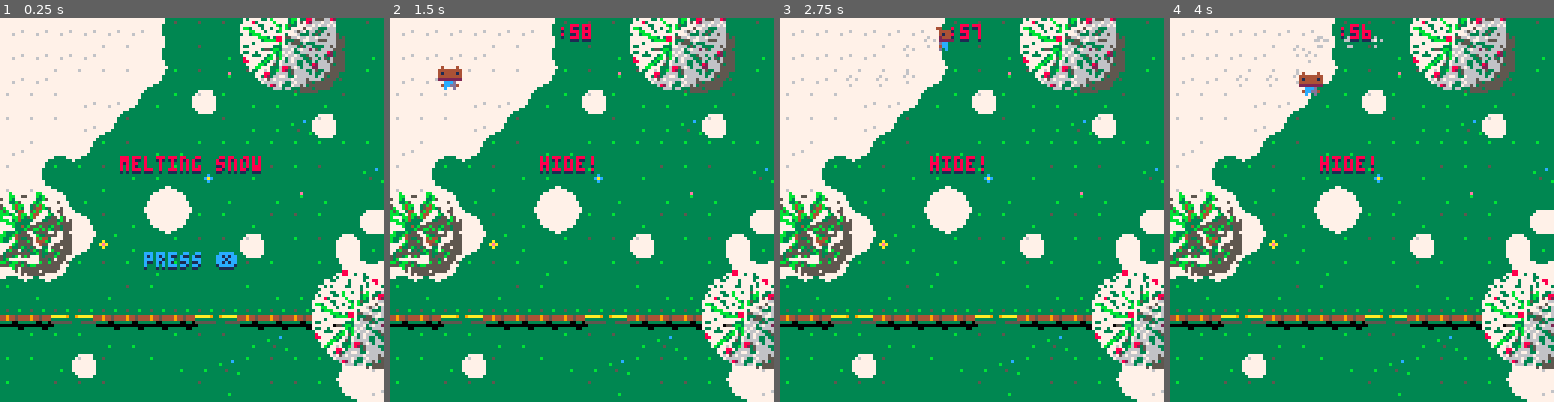
Above: before the commit, frames 1-4 (left to right).
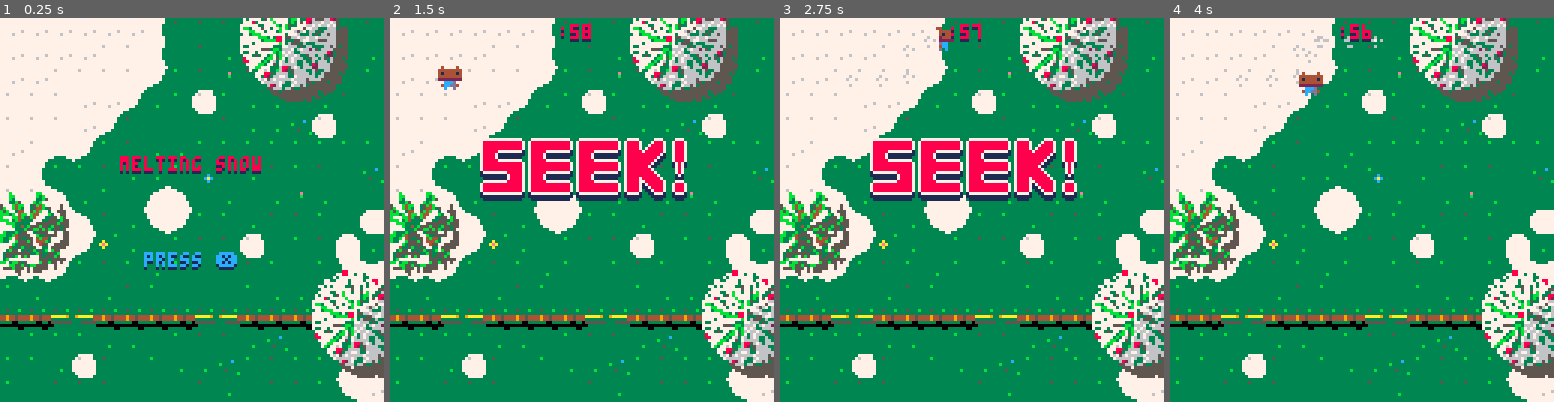
Above: after the commit, the same moments.

Repository: ElectricToy/pico-8
Game: PICO-8 cartridge snow.p8
The game is run twice, just before and just after one commit, with the same random seed, the same clock (stepped at 60 frames per second) and the same inputs.
Inputs:
- Up to frame 1 (0.25 s): no input
- Up to frame 2 (1.5 s): tap X (X key) at 0.33, 1.07 s; tap O (Z key) at 0.7 s
- Up to frame 3 (2.75 s): hold Right 1.6-2.1 s; tap O (Z key) at 1.7, 2.1, 2.5 s; tap X (X key) at 1.85 s; hold Up 2.15-2.42 s; hold Right from 2.47 s (still down)
- Up to frame 4 (4 s): tap O (Z key) at 2.9, 3.3, 3.7 s; tap X (X key) at 2.97 s; release Right at 3.03 s; hold Left 3.08-3.58 s; hold Down 3.63-3.97 s

The runs differ from the first frame. In frame 1, 1.3% of the frame differs, in the area x 0-100%, y 0-94%; in frame 2, 8.8%; in frame 3, 8.8%; in frame 4, 1.7%.

Commit message:
HIDE and SEEK art.

Diff:
--- a/snow.p8
+++ b/snow.p8
@@ -186,7 +186,7 @@
 
 	local newobj = {
 		pos = vector:new( x, y ),
-		spriteDims = vector:new( width, height ),
+		spritedims = vector:new( width, height ),
 		animation = { 0 },
 		animationindex = 1,
 		spriteflip = false,
@@ -205,7 +205,7 @@
 
 	local pos = self.pos
 	local sprite = self:currentsprite()
-	spr( sprite, pos.x, pos.y, self.spriteDims.x, self.spriteDims.y, self.spriteflip )
+	spr( sprite, pos.x, pos.y, self.spritedims.x, self.spritedims.y, self.spriteflip )
 end
 
 function sprite:incrementanimation()
@@ -467,7 +467,7 @@
 end
 
 function player:entercovering( covering )
-	self.enteredcoveringtime = stateTicks
+	self.enteredcoveringtime = stateticks
 end
 
 function player:leavecovering( covering )
@@ -479,7 +479,7 @@
 end
 
 function player:secondsundercovering()
-	return self.enteredcoveringtime and ticks_to_seconds( stateTicks - self.enteredcoveringtime ) or 0
+	return self.enteredcoveringtime and ticks_to_seconds( stateticks - self.enteredcoveringtime ) or 0
 end
 
 function player:updategates( mappos )
@@ -519,14 +519,11 @@
 end
 
 function player:onenteringmappos( mappos )
-	-- todo
 	printh( "entering " .. mappos:tostring() )
 	self:updategates( mappos )
 end
 
 function player:onleavingmappos( mappos )
-	-- todo
-	printh( "entering " .. mappos:tostring() )
 	self:updategates( mappos )
 end
 
@@ -542,7 +539,7 @@
 	newobj.drag = 0.5
 	newobj.controllerimpulsescalar = 0.8
 	newobj.collisionmask = 0
-	newobj.footprintsprite = 120
+	newobj.footprintsprite = 57
 
 	newobj.fleedestination = nil
 	newobj.fleeticks = 0
@@ -562,7 +559,7 @@
 
 	if self.fleedestination then
 		-- moving
-		-- TODO: sfx( bu-kah )
+		-- todo: sfx( bu-kah )
 		self.sprite.animation = { self.basesprite + 2 }
 	else
 		-- still
@@ -583,7 +580,7 @@
 
 		-- fleeing
 
-		-- Have we gotten to our destination?
+		-- have we gotten to our destination?
 		if is_close( self.fleedestination, self.pos, 4 ) then
 			-- yes. stop fleeing
 			self:makefootprint( self.pos )
@@ -592,7 +589,7 @@
 		end
 
 		-- spent too long fleeing?
-		if self.fleeticks > 30 * 2 then
+		if self.fleeticks > 30 * 1.25 then
 			self:makefootprint( self.pos )
 			self.fleedestination = nil
 			return
@@ -643,7 +640,7 @@
 function barrel:new( x, y )
 	local newobj = body:new( x, y, 4 )
 	newobj.drag = 0.25
-	newobj.footprintsprite = 104
+	newobj.footprintsprite = 41
 	newobj.footstepdistance = 1
 	newobj.footoffset = vector:new( 4, 4 )
 
@@ -724,28 +721,28 @@
 
 	-- trees
 
-	-- TODO tree coverage radii
+	-- todo tree coverage radii
 	local smalltreecoveragebr = vector:new( 3.5 * 8, 3.5 * 8 )
 	local largetreecoveragebr = vector:new( 3.5 * 8, 3.5 * 8 )
 
-	local smalltreeshadowoffset = vector:new( 1, 1 )
+	local smalltreeshadowoffset = vector:new( 2, 2 )
 	local largetreeshadowoffset = vector:new( 4, 4 )
 
-	hidingplace:new( 192, 10 * 8, -1 * 8, vector:new( 0, 0 ), largetreecoveragebr, 139, largetreeshadowoffset  )
-	hidingplace:new( 135, 20 * 8,  2 * 8, vector:new( 0, 0 ), smalltreecoveragebr, 139, smalltreeshadowoffset )
-	hidingplace:new( 192, 26 * 8,  0 * 8, vector:new( 0, 0 ), largetreecoveragebr, 139, largetreeshadowoffset )
-	hidingplace:new( 192, 13 * 8, 10.5 * 8, vector:new( 0, 0 ), largetreecoveragebr, 139, largetreeshadowoffset )
-	hidingplace:new( 135, 16 * 8, 11 * 8, vector:new( 0, 0 ), smalltreecoveragebr, 139, smalltreeshadowoffset )
-	hidingplace:new( 192, 24 * 8, 22 * 8, vector:new( 0, 0 ), smalltreecoveragebr, 139, largetreeshadowoffset )
-	hidingplace:new( 135, 37 * 8, 18 * 8, vector:new( 0, 0 ), smalltreecoveragebr, 139, smalltreeshadowoffset )
-	hidingplace:new( 135, 37 * 8, -2 * 8, vector:new( 0, 0 ), smalltreecoveragebr, 139, smalltreeshadowoffset )
-	hidingplace:new( 135, -1 * 8,  7 * 8, vector:new( 0, 0 ), smalltreecoveragebr, 139, smalltreeshadowoffset )
-	hidingplace:new( 192, 45 * 8, 22 * 8, vector:new( 0, 0 ), largetreecoveragebr, 139, largetreeshadowoffset )
-	hidingplace:new( 192, 29 * 8, 13 * 8, vector:new( 0, 0 ), largetreecoveragebr, 139, largetreeshadowoffset )
+	hidingplace:new( 135, 10 * 8, -1 * 8, vector:new( 0, 0 ), largetreecoveragebr, largetreeshadowoffset  )
+	hidingplace:new( 131, 20 * 8,  2 * 8, vector:new( 0, 0 ), smalltreecoveragebr, smalltreeshadowoffset )
+	hidingplace:new( 135, 26 * 8,  0 * 8, vector:new( 0, 0 ), largetreecoveragebr, largetreeshadowoffset )
+	hidingplace:new( 135, 13 * 8, 10.5 * 8, vector:new( 0, 0 ), largetreecoveragebr, largetreeshadowoffset )
+	hidingplace:new( 131, 16 * 8, 11 * 8, vector:new( 0, 0 ), smalltreecoveragebr, smalltreeshadowoffset )
+	hidingplace:new( 135, 24 * 8, 22 * 8, vector:new( 0, 0 ), smalltreecoveragebr, largetreeshadowoffset )
+	hidingplace:new( 131, 37 * 8, 18 * 8, vector:new( 0, 0 ), smalltreecoveragebr, smalltreeshadowoffset )
+	hidingplace:new( 131, 37 * 8, -2 * 8, vector:new( 0, 0 ), smalltreecoveragebr, smalltreeshadowoffset )
+	hidingplace:new( 131, -1 * 8,  7 * 8, vector:new( 0, 0 ), smalltreecoveragebr, smalltreeshadowoffset )
+	hidingplace:new( 135, 45 * 8, 22 * 8, vector:new( 0, 0 ), largetreecoveragebr, largetreeshadowoffset )
+	hidingplace:new( 135, 29 * 8, 13 * 8, vector:new( 0, 0 ), largetreecoveragebr, largetreeshadowoffset )
 
 	-- sw barn
-	local swBarn = hidingplace:new( 128, 0 * 8, 21 * 8, vector:new( 0, 0 ), vector:new( 7 * 8, 4 * 8 ))
-	swBarn.draw = function( self )
+	local swbarn = hidingplace:new( 128, 0 * 8, 21 * 8, vector:new( 0, 0 ), vector:new( 7 * 8, 4 * 8 ))
+	swbarn.draw = function( self )
 		if self.visible == false then return end
 		for y = 0, 3 do
 			for x = 0, 6 do
@@ -756,9 +753,9 @@
 	end
 
 	-- ne barn
-	local neBarn = hidingplace:new( 196, 42*8, 0, vector:new( 0, 0 ), vector:new( 6 * 8, 4 * 8 ) )
-
-	neBarn.draw = function( self )
+	local nebarn = hidingplace:new( 196, 42*8, 0, vector:new( 0, 0 ), vector:new( 6 * 8, 4 * 8 ) )
+
+	nebarn.draw = function( self )
 		if self.visible == false then return end
 		for y = 0, 3 do
 			for x = 0, 5 do
@@ -769,7 +766,7 @@
 	end
 
 	-- se shed
-	hidingplace:new( 202, 40*8, 10*8, vector:new( 0, 0 ), vector:new( 3 * 8, 3 * 8 ))
+	hidingplace:new( 139, 40*8, 10*8, vector:new( 0, 0 ), vector:new( 3 * 8, 3 * 8 ))
 
 	-- setup the barrels
 
@@ -818,31 +815,37 @@
 
 hidingplace = inheritsfrom( sprite )
 
-function hidingplace:new( spriteIndex, x, y, coverageUL, coverageBR, shadowIndex, shadowOffset )
-	assert( spriteIndex )
-	assert( coverageUL )
-	assert( coverageBR )
+function hidingplace:new( spriteindex, x, y, coverageul, coveragebr, shadowoffset )
+	assert( spriteindex )
+	assert( coverageul )
+	assert( coveragebr )
 
 	local newobj = sprite:new( x, y, 4, 4 )
-	newobj.coverageUL = coverageUL
-	newobj.coverageBR = coverageBR
-	newobj.animation = { spriteIndex }
-
-	if shadowIndex then
-		if shadowOffset == nil then
-			shadowOffset = vector:new( 0, 0 )
-		end
-		newobj.shadow = sprite:new( x + shadowOffset.x, y + shadowOffset.y, 4, 4 )
-		newobj.shadow.animation = { shadowIndex }
-		add( shadows, newobj.shadow )
-	end
+	newobj.coverageul = coverageul
+	newobj.coveragebr = coveragebr
+	newobj.animation = { spriteindex }
+
+	if shadowoffset == nil then
+		shadowoffset = vector:new( 0, 0 )
+	end
+	newobj.shadow = sprite:new( x + shadowoffset.x, y + shadowoffset.y, 4, 4 )
+	newobj.shadow.animation = { spriteindex }
+	newobj.shadow.draw = function( self )
+		-- recolor to dark gray (5)
+		for i = 1,15 do
+			pal( i, 5, 0 )
+		end
+		sprite.draw( self )
+		pal()
+	end
+	add( shadows, newobj.shadow )
 
 	add( hidingplaces, newobj )
 
 	return setmetatable( newobj, self )
 end
 
--- -- TODO
+-- -- todo
 -- function hidingplace:draw()
 -- 	if currentplayer == nil or self:covers( currentplayer.pos, currentplayer.radius ) == false or flicker( 16 ) then
 -- 		self:superclass().draw( self )
@@ -850,8 +853,8 @@
 -- end
 
 function hidingplace:covers( pos, radius )
-	return self.pos.x + self.coverageUL.x <= pos.x and pos.x <= self.pos.x + self.coverageBR.x and
-		   self.pos.y + self.coverageUL.y <= pos.y and pos.y <= self.pos.y + self.coverageBR.y
+	return self.pos.x + self.coverageul.x <= pos.x and pos.x <= self.pos.x + self.coveragebr.x and
+		   self.pos.y + self.coverageul.y <= pos.y and pos.y <= self.pos.y + self.coveragebr.y
 end
 
 function find_covering_hidingplace( pos, radius )
@@ -1001,13 +1004,13 @@
 end
 
 function drawpressxprompt()
-	local presspromptcolor = ( band( stateTicks / 15, 1 ) != 0 ) and 7 or 12
+	local presspromptcolor = ( band( stateticks / 15, 1 ) != 0 ) and 7 or 12
 	printshadowed( "press ❎", 48, 78, presspromptcolor )
 end
 
 function drawcountdown( countdown )
-	-- Flicker, urgency color, etc.
-	-- TODO
+	-- flicker, urgency color, etc.
+	-- todo
 
 	local totalseconds = flr( ticks_to_seconds( countdown ))
 	local minutes = flr( totalseconds / 60 )
@@ -1019,17 +1022,69 @@
 	if hertz == nil then
 		return true
 	end
-	return band( flr( ticks_to_seconds( totalUpdates * hertz ) ), 1 ) != 0
-end
-
-function stateannouncement( text, x )
-	printshadowed( text, x or 40, 46, 8 )
-end
-
-function promptcoveredcountdown( secondsRemaining, promptText )
-	-- TODO
-	local seconds = -flr( -secondsRemaining )
-	printshadowed( promptText .. ": " .. seconds .. "..." , 40, 20, 14 )
+	return band( flr( ticks_to_seconds( totalupdates * hertz ) ), 1 ) != 0
+end
+
+function barehideannouncement( baseX, baseY )
+	spr( 192, baseX, baseY, 6, 3 )
+	spr( 203, baseX + 8 * 6 - 4, baseY, 2, 3 )
+	spr( 198, baseX + 8 * 7 + 5, baseY, 1, 3 )
+end
+
+function hideannouncement()
+	local baseX = 30
+	local baseY = 40
+
+	for i = 1,15 do
+		pal( i, 1, 0 )
+	end
+	barehideannouncement( baseX, baseY + 2 )
+	pal()
+	barehideannouncement( baseX, baseY )
+end
+
+function bareseekannouncement( baseX, baseY, recolor )
+	if recolor then
+		for i = 1,15 do
+			pal( i, recolor, 0 )
+		end
+	end
+
+	spr( 199, baseX, baseY, 2, 3 )
+
+	if recolor == nil then
+		pal( 12, 8, 0 )
+	end
+	spr( 203, baseX + 8 * 2, baseY, 2, 3 )
+	spr( 203, baseX + 8 * 4, baseY, 2, 3 )
+	spr( 198, baseX + 8 * 8, baseY, 1, 3 )
+
+	if recolor == nil then
+		pal()
+	end
+
+	spr( 201, baseX + 8 * 6, baseY, 2, 3 )
+
+	pal()
+end
+
+function seekannouncement()
+	local baseX = 30
+	local baseY = 40
+
+	bareseekannouncement( baseX, baseY + 2, 1 )
+	bareseekannouncement( baseX, baseY )
+end
+
+function stateannouncement( text, color )
+	local x = 64 - #text / 2 * 4
+	printshadowed( text, x, 46, color or 8 )
+end
+
+function promptcoveredcountdown( secondsremaining, prompttext, color )
+	-- todo
+	local seconds = -flr( -secondsremaining )
+	printshadowed( prompttext .. ": " .. seconds .. "..." , 40, 30, color )
 end
 
 function hiderwins()
@@ -1039,7 +1094,7 @@
 end
 
 function seekerwins()
-	-- TODO
+	-- todo
 	winner = seeker
 	gotostate( "outcome" )
 end
@@ -1073,7 +1128,7 @@
 					return
 				else
 					-- report failure here.
-					-- TODO
+					-- todo
 				end
 			end
 		else
@@ -1085,7 +1140,7 @@
 	end
 end
 
-totalUpdates = 0
+totalupdates = 0
 
 -- tuning constants
 
@@ -1099,7 +1154,7 @@
 hider_finish_cover_time_limit_seconds = 4
 
 gamestates = {}
-stateTicks = 0
+stateticks = 0
 
 gamestates[ "initial" ] =
 {
@@ -1116,7 +1171,7 @@
 	end,
 
 	draw = function( self )
-		stateannouncement( "melting snow")
+		stateannouncement( "melting snow", 8 )
 		drawpressxprompt()
 	end,
 
@@ -1136,8 +1191,8 @@
 	end,
 
 	update = function( self )
-		local remainingTicks = hiding_ticks - stateTicks
-		if remainingTicks <= 0 then
+		local remainingticks = hiding_ticks - stateticks
+		if remainingticks <= 0 then
 			gotostate( "hiding_done" )
 			return
 		end
@@ -1152,17 +1207,16 @@
 	end,
 
 	draw = function( self )
-		local remainingTicks = hiding_ticks - stateTicks
-		drawcountdown( remainingTicks )
+		local remainingticks = hiding_ticks - stateticks
+		drawcountdown( remainingticks )
 
 		local hiddenseconds = hider:secondsundercovering()
 		if hiddenseconds and hiddenseconds > 0 then
-			promptcoveredcountdown( hider_finish_cover_time_limit_seconds - hiddenseconds, "hide?" )
-		end
-
-		-- TODO temporary
-		if ticks_to_seconds( stateTicks ) < 4 then
-			stateannouncement( "hide!", 50 )
+			promptcoveredcountdown( hider_finish_cover_time_limit_seconds - hiddenseconds, "hide?", 12 )
+		end
+
+		if ticks_to_seconds( stateticks ) < 3 then
+			seekannouncement()
 		end
 
 	end,
@@ -1179,13 +1233,13 @@
 	end,
 
 	update = function( self )
-		if ticks_to_seconds( stateTicks ) > 1.5 then
+		if ticks_to_seconds( stateticks ) > 1.5 then
 			gotostate( "seeking_prepare" )
 		end
 	end,
 
 	draw = function( self )
-		stateannouncement( "hidden!", 50 )
+		stateannouncement( "hidden!", 12 )
 	end,
 
 	endstate = function( self )
@@ -1212,7 +1266,7 @@
 
 	draw = function( self )
 		drawpressxprompt()
-		stateannouncement( "ready to seek?" )
+		stateannouncement( "ready to seek?", 8 )
 	end,
 
 	endstate = function( self )
@@ -1221,7 +1275,7 @@
 
 gamestates[ "seeking" ] =
 {
-	coveredTimeLimit = 4,
+	coveredtimelimit = 4,
 
 	beginstate = function( self )
 		-- music( 0 )
@@ -1230,8 +1284,8 @@
 	end,
 
 	update = function( self )
-		local remainingTicks = seeking_ticks - stateTicks
-		if remainingTicks <= 0 then
+		local remainingticks = seeking_ticks - stateticks
+		if remainingticks <= 0 then
 			hiderwins()
 			return
 		end
@@ -1241,23 +1295,23 @@
 	end,
 
 	draw = function( self )
-		local remainingTicks = seeking_ticks - stateTicks
-		drawcountdown( remainingTicks )
+		local remainingticks = seeking_ticks - stateticks
+		drawcountdown( remainingticks )
 
 		local coveredseconds = seeker:secondsundercovering()
 		if lastsearchedcovering ~= seeker:currentcovering() and coveredseconds > 0 then
-			promptcoveredcountdown( seeker_seek_cover_time_limit_seconds - coveredseconds, "searching" )
+			promptcoveredcountdown( seeker_seek_cover_time_limit_seconds - coveredseconds, "searching", 8 )
 		end
 
 		-- prompt failure
 
 		if lastsearchedcovering then
 			lastsearchedcovering.visible = false
-			promptcoveredcountdown( 0, "not here!" )
-		end
-
-		if ticks_to_seconds( stateTicks ) < 4 then
-			stateannouncement( "seek!", 50 )
+			promptcoveredcountdown( 0, "not here!", 8 )
+		end
+
+		if ticks_to_seconds( stateticks ) < 3 then
+			seekannouncement()
 		end
 
 	end,
@@ -1282,10 +1336,10 @@
 
 	draw = function( self )
 		drawpressxprompt()
-		stateannouncement( "game over", 45 )
-
-		-- Show outcome
-		-- TODO
+		stateannouncement( "game over", winner == hider and 12 or 8 )
+
+		-- show outcome
+		-- todo
 	end,
 
 	endstate = function( self )
@@ -1297,15 +1351,15 @@
 
 function gotostate( name )
 	if currentgamestate then
-		printh( "Leaving old state" )
+		printh( "leaving old state" )
 		currentgamestate:endstate()
 	end
 
 	currentgamestate = gamestates[ name ]
 	assert( currentgamestate )
 
-	printh( "Entering state " .. name )
-	stateTicks = 0
+	printh( "entering state " .. name )
+	stateticks = 0
 	currentgamestate:beginstate()
 end
 
@@ -1414,10 +1468,10 @@
 
 function _update()
 
-	totalUpdates += 1
+	totalupdates += 1
 
 	if currentgamestate then
-		stateTicks += 1
+		stateticks += 1
 		currentgamestate:update()
 	end
 
@@ -1487,7 +1541,7 @@
 		place:draw()
 	end
 
-	-- Draw the UI.
+	-- draw the ui.
 	camera( 0, 0 )
 	if currentgamestate then
 		currentgamestate:draw()
Not shown, changed: 84 lines of the sprite sheet (__gfx__) section of snow.p8
